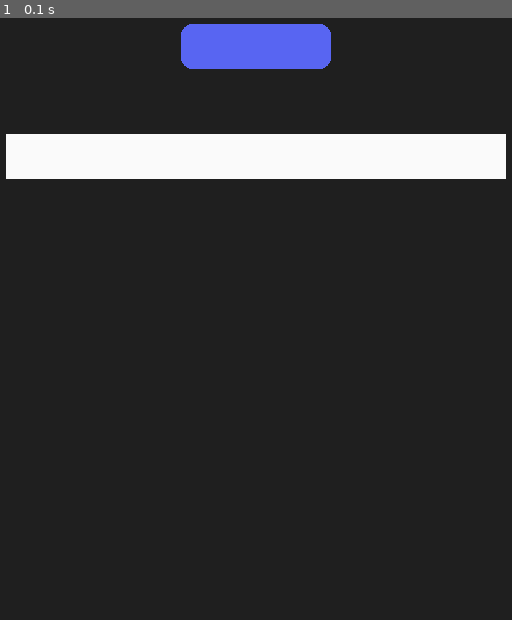
Above: before the commit, frame 1.
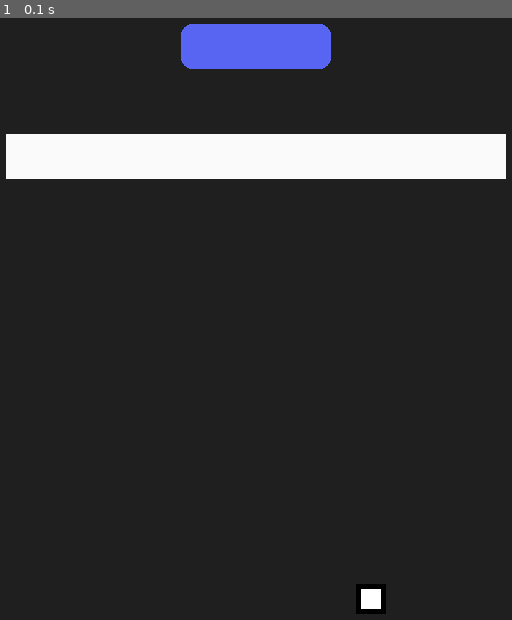
Above: after the commit, the same moment.

Repository: Piop2/Pygame-GUI
Game: pygame game, started from main.py
Same seed, same stepped clock (60 frames per second), same inputs: the game is played once before the commit and once after it.
Inputs:
- Up to frame 1 (0.1 s): no input

The runs differ from the first frame. In frame 1, 0.3% of the frame differs, in the area x 69-76%, y 94-100%.

Commit message:
feature: add regex input filtering and clipboard paste support to InputView

Diff:
--- a/core/screen.py
+++ b/core/screen.py
@@ -1,5 +1,6 @@
 from __future__ import annotations
 
+from typing import override
 from copy import deepcopy
 from dataclasses import dataclass
 
@@ -8,6 +9,8 @@
 
 from core.node import RootNode
 from core.canvas_item import CanvasItem
+from event.dispatcher import EventDispatcher
+from event.handler import MouseHandler
 from model.event import InputEvent, MouseDownEvent, MouseUpEvent, MouseMotionEvent
 
 
@@ -26,8 +29,18 @@
         self._transform.x = position[0]
         self._transform.y = position[1]
 
+        self.__dispatcher: EventDispatcher = EventDispatcher()
+        self.__dispatcher.add_handler(MouseHandler())
+        return
+
+    @override
+    def hit_test(self, x: int | float, y: int | float) -> bool:
+        return True
+
     def dispatch(self, event: InputEvent) -> None:
         """dispatch a single pygame event to all nodes"""
+        self.__dispatcher.dispatch(self, event)
+
         for child in self._children:
             if not isinstance(child, CanvasItem):
                 continue
--- a/main.py
+++ b/main.py
@@ -4,8 +4,7 @@
 from core.input_manager import INPUT_MANAGER
 from core.screen import Screen, Viewport
 from event.handler import MouseHandler
-from view import InputView
-from view.button.button import ButtonView
+from view import ButtonView, InputView, CheckBoxView
 from model import MouseButton
 
 WINDOW_SIZE = (800, 800)
@@ -44,6 +43,7 @@
         return True
     return False
 
+
 @mouse_handler.on_click
 def on_click(_view: ButtonView, key: MouseButton) -> None:
     if key == MouseButton.LEFT:
@@ -52,13 +52,21 @@
 
 
 input_box = InputView()
+input_box.text_view.font = "asset/gg sans Medium.ttf"
 input_box.transform.x = 150
 input_box.transform.y = 150
 input_box.style.size = (500, 45)
 input_box.style.background_color.update(250, 250, 250)
+input_box.pattern = r"[0-9.]+"
+
+check_box = CheckBoxView()
+check_box.transform.x = 500
+check_box.transform.y = 600
+check_box.style.size = (30, 30)
 
 ui_screen.add_node(discord_box)
 ui_screen.add_node(input_box)
+ui_screen.add_node(check_box)
 
 INPUT_MANAGER.activate_screen(ui_screen)
 
--- a/view/input.py
+++ b/view/input.py
@@ -1,23 +1,25 @@
 from __future__ import annotations
 
+import re
 from enum import Enum, auto
 
 import pygame.mouse
+import pygame.scrap
 from pygame.constants import (
     K_BACKSPACE,
     K_RETURN,
     K_LCTRL,
     SYSTEM_CURSOR_IBEAM,
     SYSTEM_CURSOR_ARROW,
+    K_v,
 )
 
 from core.focus_manager import FOCUS_MANAGER
 from event.handler import MouseHandler, KeyHandler
+from util.timer import CountDownTimer
 from view import View
 from view._valued import Valued
 from view.text import TextView, ContentAlign
-from util.timer import CountDownTimer
-
 
 _INITIAL_COOLDOWN = 500
 _REPEAT_COOLDOWN = 10
@@ -44,6 +46,8 @@
         self._initial_timer = CountDownTimer(_INITIAL_COOLDOWN)
         self._repeat_timer = CountDownTimer(_REPEAT_COOLDOWN)
 
+        self._pattern: str = ""
+
         self._ctrl_pressed = False
 
         mouse_handler = MouseHandler()
@@ -63,7 +67,7 @@
 
         @key_handler.on_text_input
         def on_text_input(_view: View, text: str) -> None:
-            self._text_view.value += text
+            self._input_text(text)
             return
 
         @key_handler.on_key_down
@@ -85,6 +89,10 @@
             if key == K_LCTRL:
                 self._ctrl_pressed = True
                 return False
+
+            if key == K_v:
+                self._input_text(pygame.scrap.get_text())
+                return True
 
             return False
 
@@ -115,6 +123,15 @@
     def text_view(self) -> TextView:
         return self._text_view
 
+    @property
+    def pattern(self) -> str:
+        return self._pattern
+
+    @pattern.setter
+    def pattern(self, value: str) -> None:
+        self._pattern = value
+        return
+
     def update(self, delta: int) -> None:
         self._text_view.style.size = self.style.size
 
@@ -140,3 +157,18 @@
                     self._removal_state = _RemovalState.REMOVING
 
                 self._repeat_timer.update(delta)
+        return
+
+    def _input_text(self, text: str) -> None:
+        for character in text:
+            candidate_text = self._text_view.value + character
+
+            if self._pattern == "":
+                self._text_view.value = candidate_text
+                return
+
+            # check pattern
+            if re.fullmatch(self._pattern, candidate_text) is None:
+                continue
+            self._text_view.value = candidate_text
+        return
